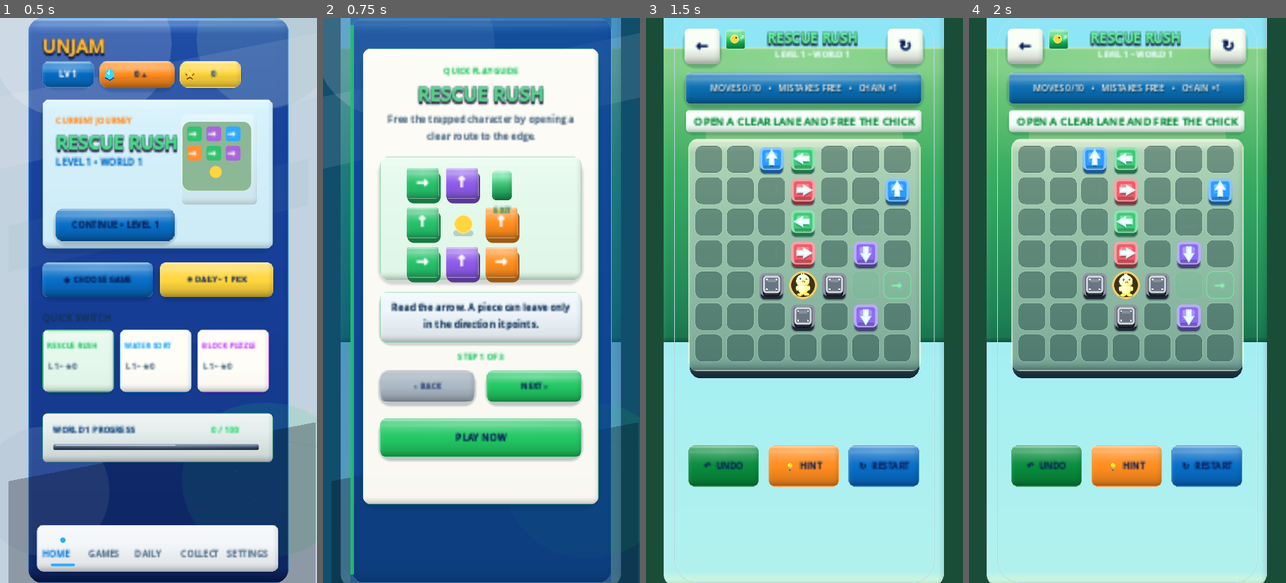
Above: before the commit, frames 1-4 (left to right).
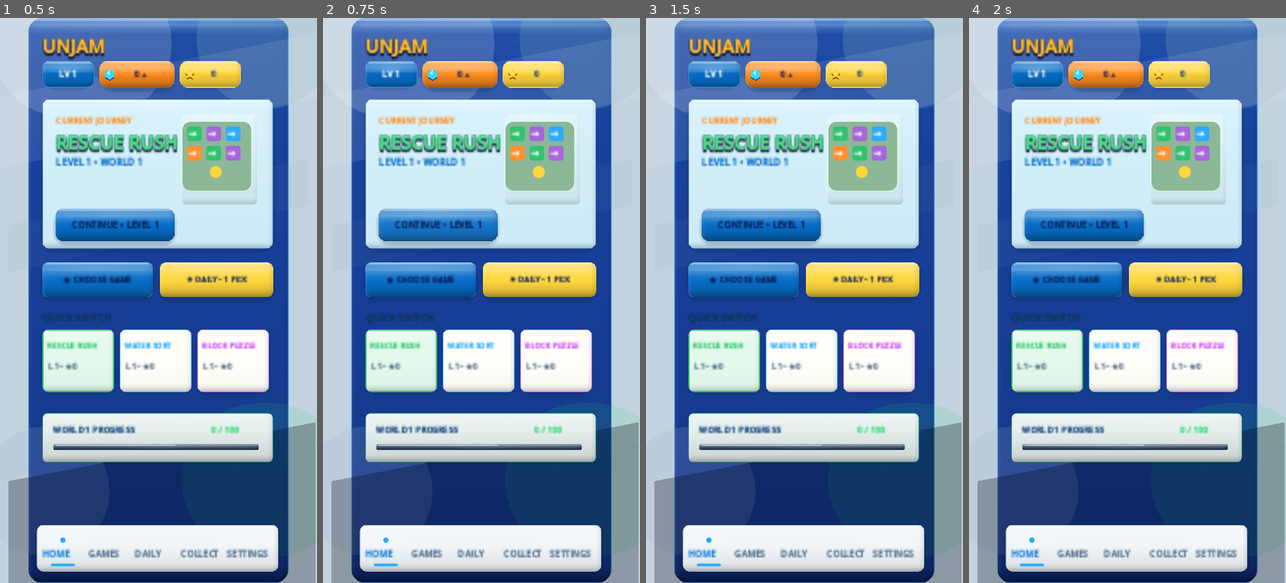
Above: after the commit, the same moments.

Repository: eghosa001/unjam
Game: Godot game, scene res://scenes/Main.tscn
The game is run twice, just before and just after one commit, with the same random seed, the same clock (stepped at 60 frames per second) and the same inputs.
Inputs (mouse positions are in pixels of both pictures, inside the frame that each line leads up to):
- Up to frame 1 (0.5 s): no input
- Up to frame 2 (0.75 s): click "CONTINUE • LEVEL 1" at 0.5 s
- Up to frame 3 (1.5 s): click (804, 436) at 1.25 s, where only the run before the commit has a clickable "PLAY NOW"
- Up to frame 4 (2 s): no input

Frame 1 is identical in both runs. In frame 2, 87% of the frame differs, in the area x 0-100%, y 0-100%; in frame 3, 99%; in frame 4, 99%.
Error after the commit: Parse Error: Expected new line after "\". (res://scripts/ui/premium_main_casual.gd:277)

Commit message:
ui: harden header clearance and settings contrast

Diff:
--- a/scripts/ui/premium_main_casual.gd
+++ b/scripts/ui/premium_main_casual.gd
@@ -251,10 +251,10 @@
 	var back_color := FIGMA_DARK_INK
 	var back_fill := Color("#152b52") if not use_dark else Color("#101a31")
 	_figma_button(canvas, "FigmaBack", "‹", Rect2(17,19,52,52), back_fill, back_callback, back_color, 18, 27)
-	var header_title := _figma_text(canvas, title_text, Rect2(83,21,205,28), 23, heading_color)
+	var header_title := _figma_text(canvas, title_text, Rect2(83,21,194,28), 23, heading_color)
 	header_title.name = "FigmaHeaderTitle"
 	FigmaReferenceCanvas.style_display_title(header_title, pill_fill.lightened(0.28), Color("#071d55"), 2)
-	var subtitle := _figma_text(canvas, subtitle_text, Rect2(83,51,210,30), 12, muted_color)
+	var subtitle := _figma_text(canvas, subtitle_text, Rect2(83,51,194,30), 12, muted_color)
 	subtitle.name = "FigmaHeaderSubtitle"
 	subtitle.autowrap_mode = TextServer.AUTOWRAP_WORD_SMART
 	if pill_callback.is_valid():
@@ -274,7 +274,7 @@
 		else:
 			pill = _figma_solid_card(canvas, "FigmaHeaderPill", Rect2(285,21,84,46), pill_fill, pill_fill.lightened(0.24), 23)
 		pill.mouse_filter = Control.MOUSE_FILTER_IGNORE
-		var pill_label := _figma_text(canvas, pill_text, Rect2(297,29,60,30), 12, FIGMA_OFF_WHITE, true)
+		var pill_text_color := FigmaReferenceCanvas.accessible_text_color(FIGMA_OFF_WHITE, pill_fill)\n\t\tvar pill_label := _figma_text(canvas, pill_text, Rect2(297,29,60,30), 12, pill_text_color, true)
 		pill_label.vertical_alignment = VERTICAL_ALIGNMENT_CENTER
 
 func _on_figma_wallet_balance_changed(new_balance: int, _delta: int, _reason: String) -> void:
@@ -372,7 +372,7 @@
 	_figma_text(canvas,"☀  APPEARANCE",Rect2(33,425,150,18),15,Color("#ff8c1f") if not dark_mode else heading_color)
 	_figma_text(canvas,"THEME",Rect2(33,448,210,28),13,muted_color)
 	var theme_fill := FIGMA_ORANGE
-	var theme_text := Color(0.76,0.84,0.90) if dark_mode else FIGMA_OFF_WHITE
+	var theme_text := FIGMA_NAVY
 	var theme_button := _figma_button(canvas,"SettingToggle/Theme",theme_name,Rect2(279,442,72,38),theme_fill,Callable(),theme_text,19,12)
 	theme_button.pressed.connect(func() -> void:
 		if shell != null and shell.has_method("_toggle_theme"):
@@ -419,7 +419,7 @@
 	_figma_text(canvas,label_text,Rect2(34,label_y-7,210,30),13,text_color)
 	var enabled := bool(SaveManager.data.get(key,default_value))
 	var fill := FIGMA_BLUE if enabled else Color("#b2bfcc")
-	var button_text_color := Color(0.76,0.84,0.90) if dark_mode else FIGMA_OFF_WHITE
+	var button_text_color := FIGMA_OFF_WHITE if enabled else FIGMA_NAVY
 	var state := "ON" if enabled else "OFF"
 	var button := _figma_button(canvas,"SettingToggle/%s" % key.capitalize(),state,Rect2(279,toggle_y,72,38),fill,Callable(),button_text_color,19,12)
 	if reduced_motion:
